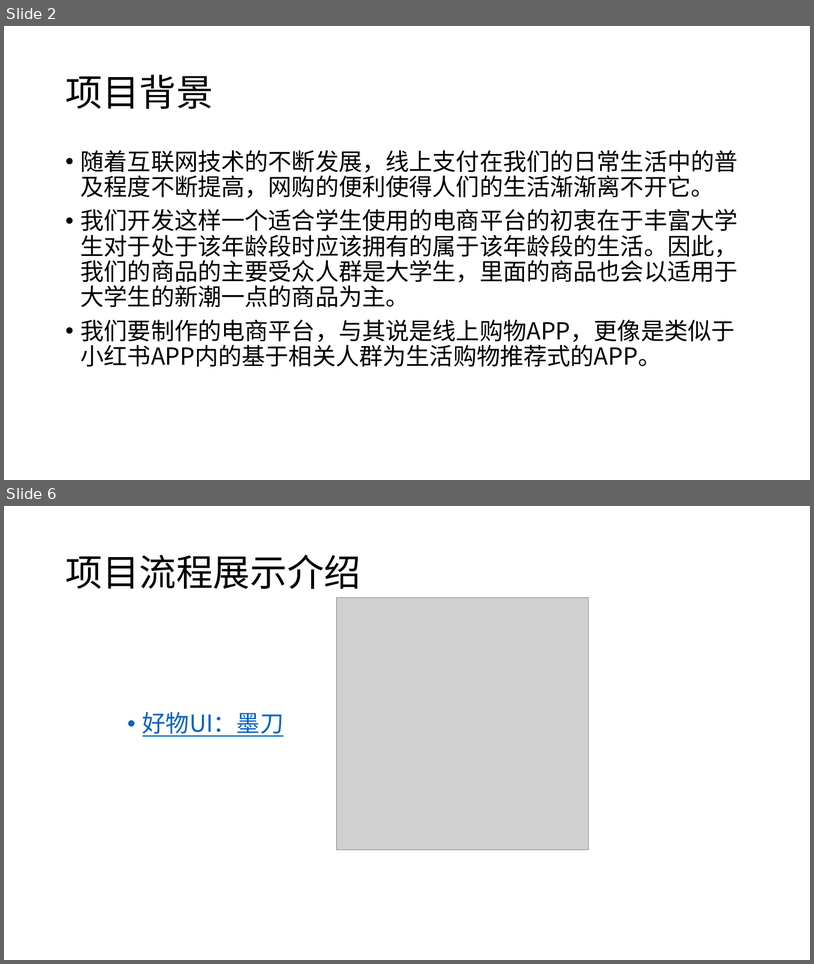
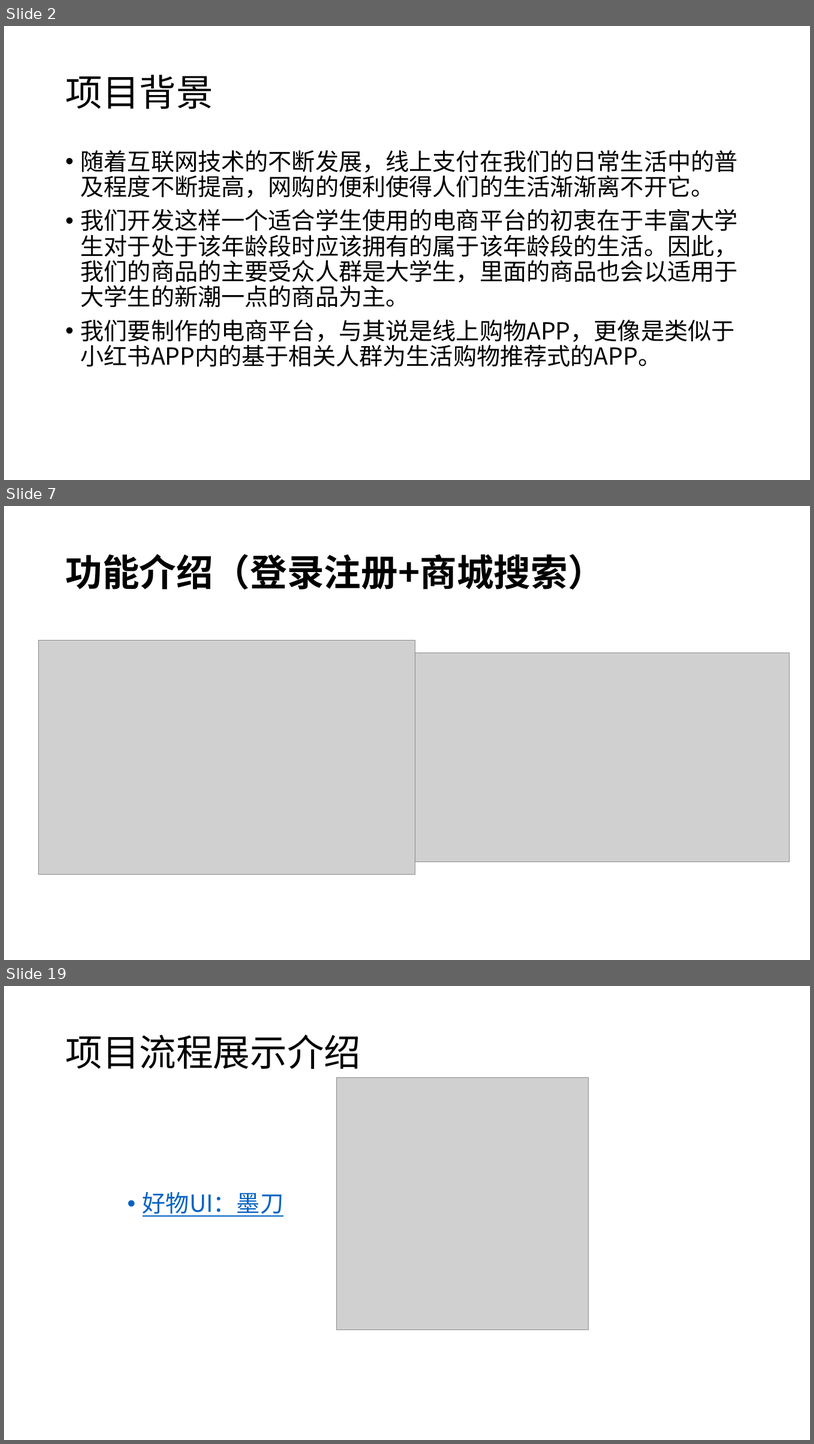
Before and after one commit to Android-Good-Goods/-, a slide deck: design/好物.pptx. Shown one above the other, each under a label of ours: slides 2 and 6 before the commit, slides 2, 7 and 19 after it; the slides between them are not shown. The pictures are 814x964 and 814x1444 pixels, drawn with LibreOffice and Linux fonts; fonts in the diff are those of the drawing; grey boxes stand for pictures. Boxes give left, top, right and bottom in pixels: in the first picture for what was removed or moved away, otherwise in the second. Text is boxed around its words. In the diff, an @@ line names an element or a change of style, - is before the commit and + after.

```diff
--- a/design/好物.pptx
+++ b/design/好物.pptx
@@ slide 7 added at box(4, 506, 810, 960), background #FFFFFF @@
@@ title added at box(65, 554, 605, 589), 44 pt, text #000000, bold @@
+功能介绍（登录注册+商城搜索）
@@ picture added at box(38, 640, 416, 874) @@
@@ picture added at box(416, 652, 789, 862) @@
@@ what was slide 6 is now slide 19 @@
```
Also in this commit, not shown: 3 slides changed, 12 other slides added.
